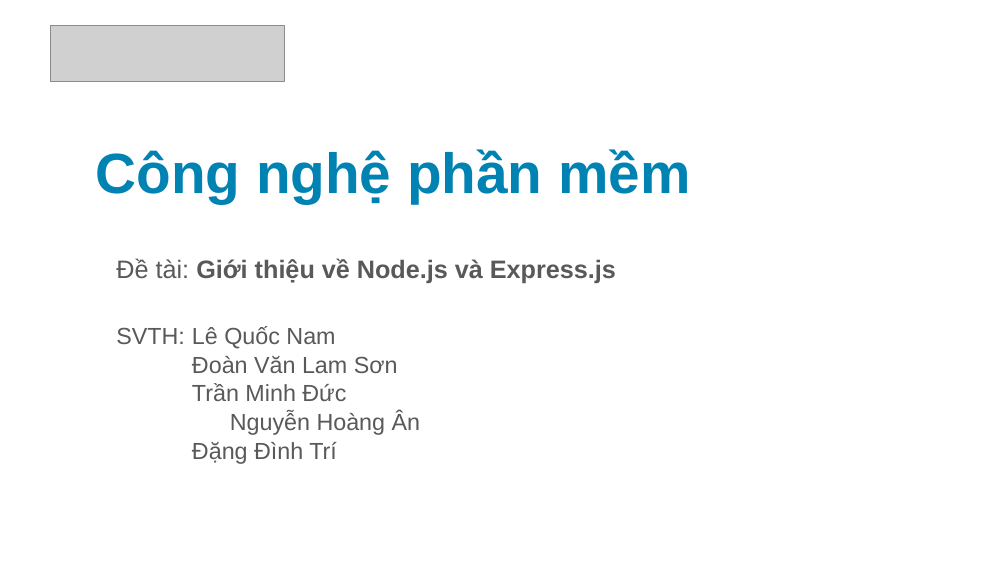
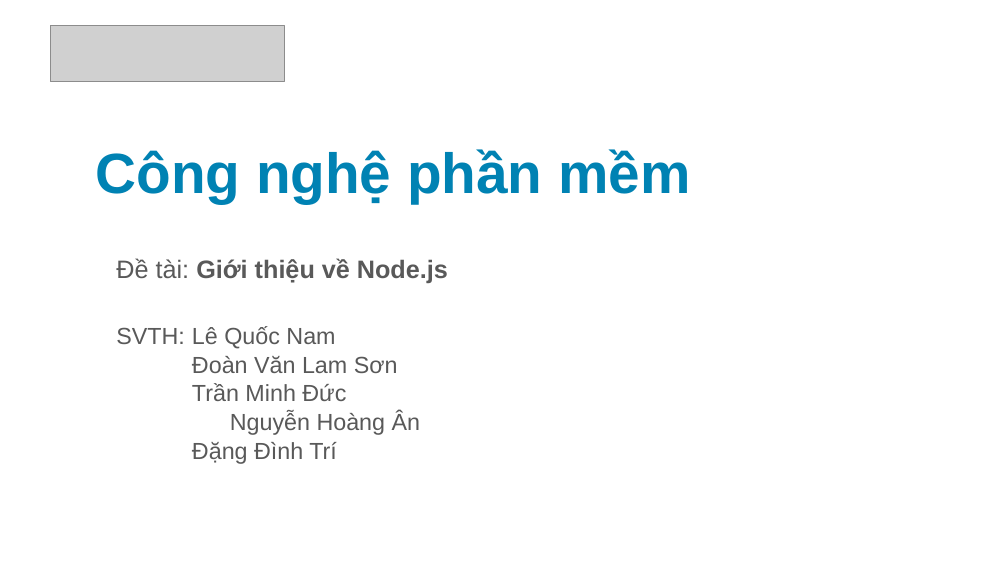
Before and after one commit to leqnam/Simple-Blog-NodeJs-MySQL-Heroku, a slide deck: slide 1 of powerpoint/ppt.pptx. Drawn at 1008x567 pixels with LibreOffice and Linux fonts; fonts in the diff are those of the drawing; grey boxes stand for pictures; background and template pictures are left out. Boxes give left, top, right and bottom in pixels: in the first picture for what was removed or moved away, otherwise in the second. Text is boxed around its words. In the diff, an @@ line names an element or a change of style, - is before the commit and + after.

```diff
--- a/powerpoint/ppt.pptx
+++ b/powerpoint/ppt.pptx
@@ subtitle at (116,258,448,283): text changed @@
-Đề tài: Giới thiệu về Node.js và Express.js
+Đề tài: Giới thiệu về Node.js
```
Also in this commit, not shown: 4 other slides changed, 2 slides added.
